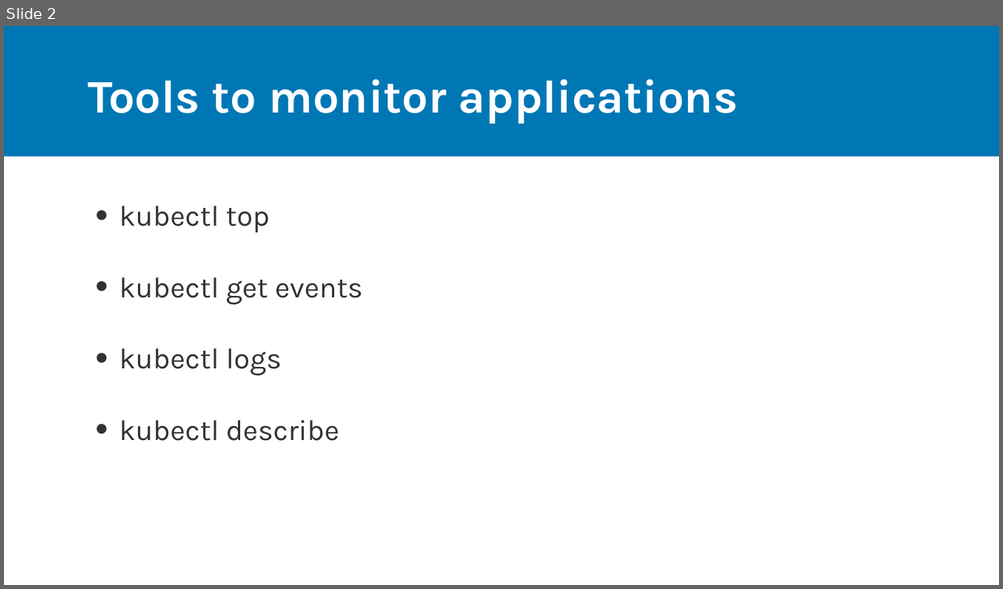
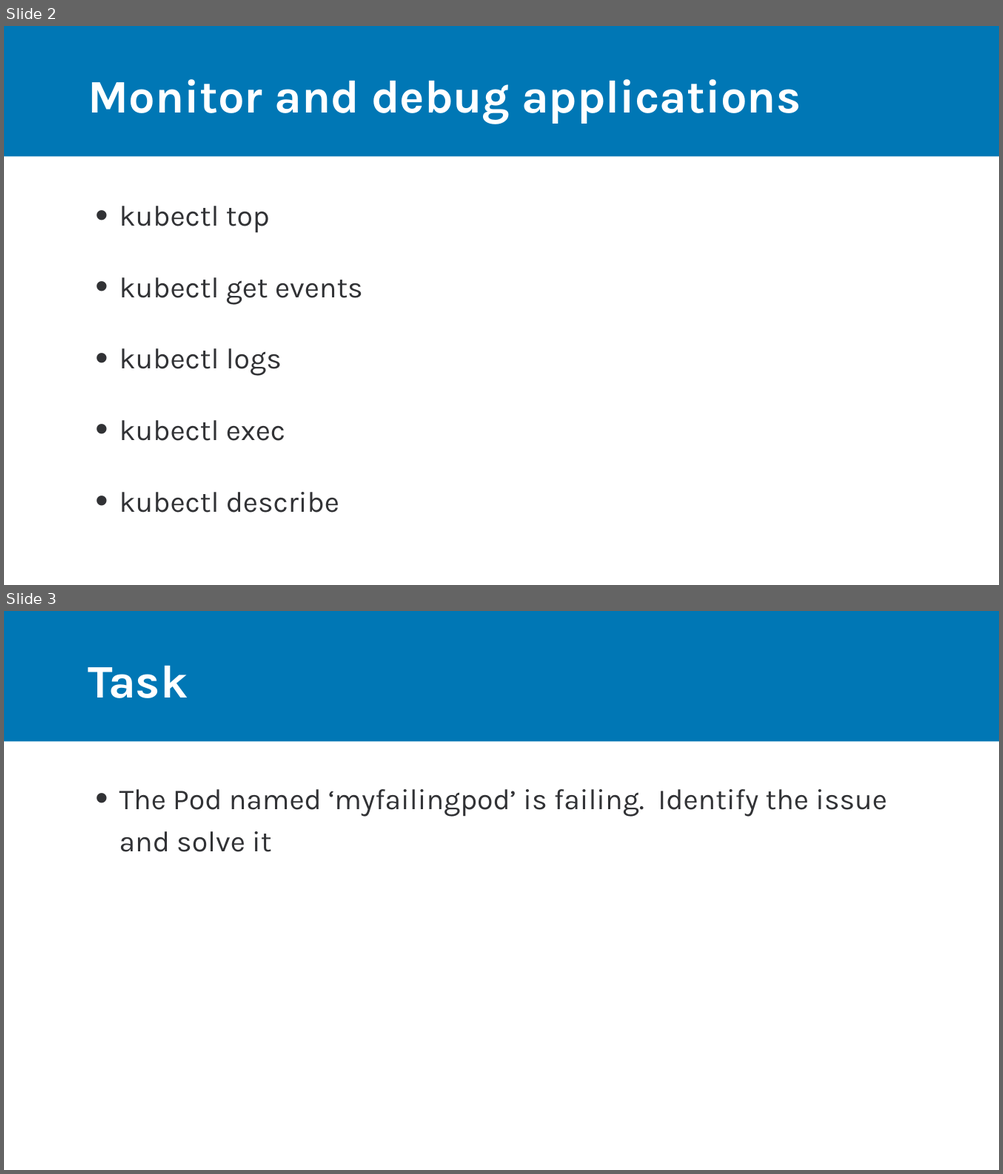
Before and after one commit to rdiazconcha/ckad-exam-prep, a slide deck: chapter-03/03-monitor/03_03_monitor.pptx. Shown one above the other, each under a label of ours: slide 2 before the commit, slides 2 and 3 after it. The pictures are 1003x589 and 1003x1174 pixels, drawn with LibreOffice and Linux fonts; fonts in the diff are those of the drawing. Boxes give left, top, right and bottom in pixels: in the first picture for what was removed or moved away, otherwise in the second. Text is boxed around its words. In the diff, an @@ line names an element or a change of style, - is before the commit and + after.

```diff
--- a/chapter-03/03-monitor/03_03_monitor.pptx
+++ b/chapter-03/03-monitor/03_03_monitor.pptx
@@ slide 3 added at (x1=4, y1=611, x2=999, y2=1170), background #FFFFFF; not listed: 1 template element that a slide beside it also shows @@
@@ title added at (x1=88, y1=665, x2=188, y2=698), 45 pt, text #FFFFFF, bold @@
+Task
@@ text added at (x1=119, y1=789, x2=887, y2=852), 28 pt, text #313235 @@
+• The Pod named ‘myfailingpod’ is failing. Identify the issue and solve it
@@ slide 2 changed as well @@
@@ title at (x1=88, y1=79, x2=800, y2=124): text changed @@
-Tools to monitor applications
+Monitor and debug applications
@@ text at (x1=119, y1=420, x2=285, y2=441): paragraph added @@
+• kubectl exec
```
Also in this commit, not shown: 1 other slide changed, 16 other files.
